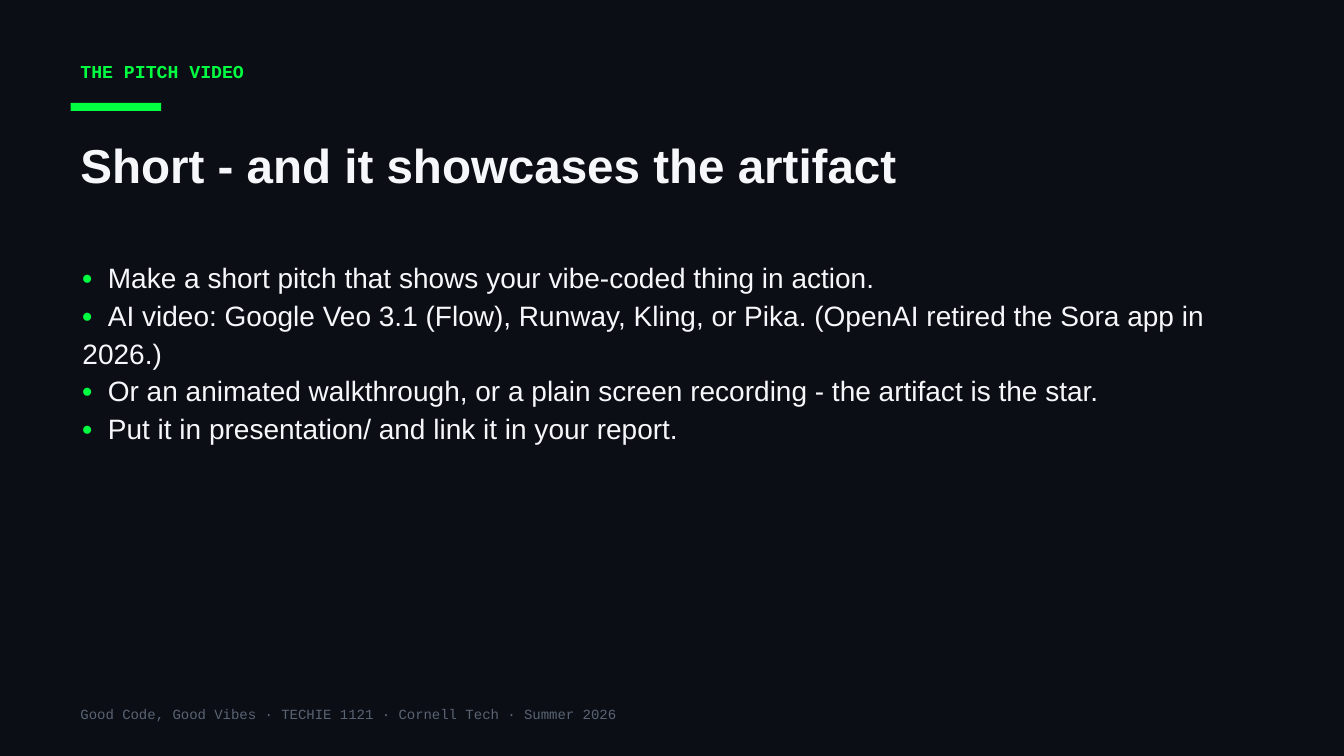
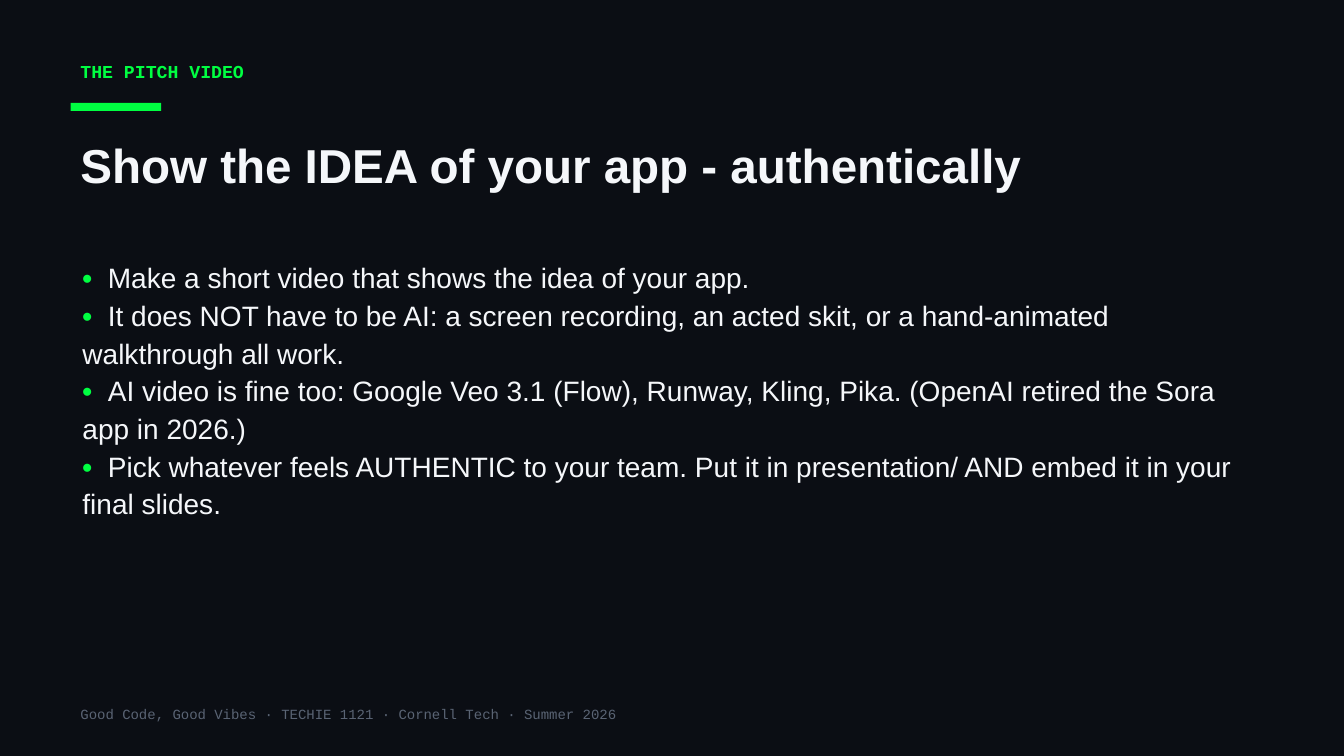
Before and after one commit to Cornell-Tech-Vibe-Coding-Summer-2026/website, a slide deck: slide 4 of slides/Week3-Thu-Final-Presentations.pptx. Drawn at 1344x756 pixels with LibreOffice and Linux fonts; fonts in the diff are those of the drawing. Boxes give left, top, right and bottom in pixels: in the first picture for what was removed or moved away, otherwise in the second. Text is boxed around its words. In the diff, an @@ line names an element or a change of style, - is before the commit and + after.

```diff
--- a/slides/Week3-Thu-Final-Presentations.pptx
+++ b/slides/Week3-Thu-Final-Presentations.pptx
@@ text at [80,148,1020,192]: text changed @@
-Short - and it showcases the artifact
+Show the IDEA of your app - authentically
@@ text at [82,267,1231,515]: text changed @@
-• Make a short pitch that shows your vibe-coded thing in action.
-• AI video: Google Veo 3.1 (Flow), Runway, Kling, or Pika. (OpenAI retired the Sora app in 2026.)
-• Or an animated walkthrough, or a plain screen recording - the artifact is the star.
-• Put it in presentation/ and link it in your report.
+• Make a short video that shows the idea of your app.
+• It does NOT have to be AI: a screen recording, an acted skit, or a hand-animated walkthrough all work.
+• AI video is fine too: Google Veo 3.1 (Flow), Runway, Kling, Pika. (OpenAI retired the Sora app in 2026.)
+• Pick whatever feels AUTHENTIC to your team. Put it in presentation/ AND embed it in your final slides.
```
Also in this commit, not shown: 6 other slides changed, 2 other files.
